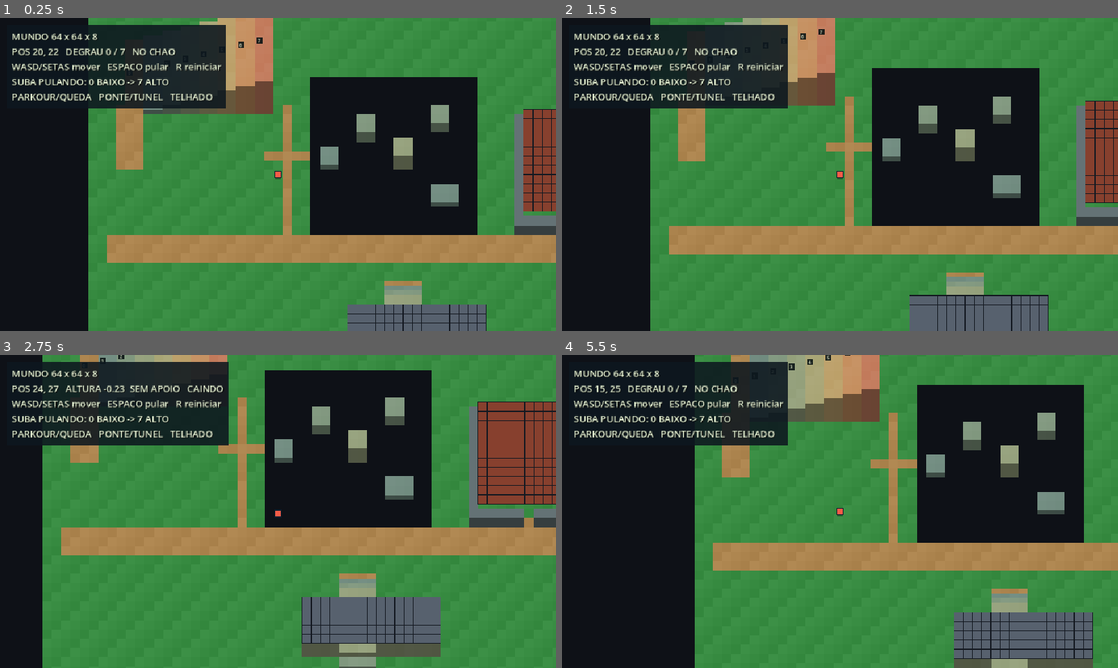
Above: before the commit, frames 1-4 (two rows, left to right).
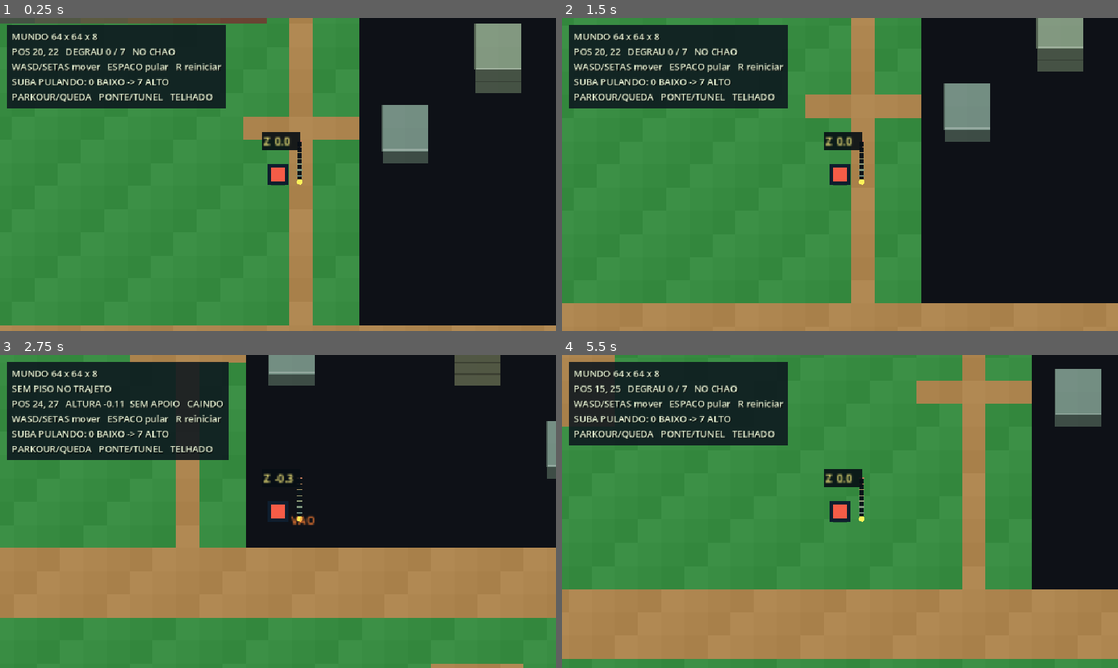
Above: after the commit, the same moments.

Repository: yRickzC/PES_DreamFactory
Game: Godot game, scene res://src/scenes/main.tscn
Two runs of this game, one before a commit and one after it. Both use one fixed random seed, a clock stepped at 60 frames per second and the inputs below.
Inputs:
- Up to frame 1 (0.25 s): no input
- Up to frame 2 (1.5 s): tap Enter (ui_accept) at 0.5, 0.77 s; hold Right (ui_right) 0.53-1.28 s; hold Space 0.53-1.28 s; hold Down (ui_down) from 1.28 s (still down); tap R at 1.35 s
- Up to frame 3 (2.75 s): tap Enter (ui_accept) at 1.52 s; release Down (ui_down) at 2.03 s; hold Right (ui_right) from 2.03 s (still down); hold Space from 2.03 s (still down)
- Up to frame 4 (5.5 s): release Right (ui_right) at 2.78 s; release Space at 2.78 s; hold Up (ui_up) 2.78-3.53 s; tap R at 2.85, 4.35 s; tap Enter (ui_accept) at 3.02, 3.77, 4.52 s; hold Space 3.53-4.28 s; hold Left (ui_left) 3.53-5.03 s; hold Down (ui_down) from 5.03 s (still down); hold Space from 5.03 s (still down)

The runs differ from the first frame. In frame 1, 57% of the frame differs, in the area x 0-100%, y 0-100%; in frame 2, 59%; in frame 3, 57%; in frame 4, 65%.

Commit message:
Fix ledge landings and add close-up height and landing previews

Diff:
--- a/core/player/player_system.gd
+++ b/core/player/player_system.gd
@@ -3,6 +3,7 @@
 
 @onready var movement_component: MovementComponent = $MovementComponent
 @onready var texture_component: TextureComponent = $TextureComponent
+@onready var follow_camera: Camera2D = $FollowCamera
 @onready var world_system: WorldSystem = get_node("../WorldSystem")
 
 const BODY_HEIGHT := 0.72
@@ -16,6 +17,10 @@
 var is_grounded := true
 var spawn_position := Vector2.ZERO
 var shadow_elevation := 0.0
+var landing_target := Vector3.ZERO
+var has_landing_target := false
+var landing_time := 0.0
+var _prediction_timer := 0.0
 var _has_ground_shadow := false
 var _jump_was_pressed := false
 var _reset_was_pressed := false
@@ -23,8 +28,7 @@
 
 func _ready() -> void:
 	spawn_position = global_position
-	var cell := world_system.world_to_cell(global_position)
-	var support := world_system.get_support_below(cell.x, cell.y, 0.05)
+	var support := world_system.get_support_below_area(global_position, BODY_RADIUS, 0.05)
 	if support >= 0.0:
 		elevation = support
 	_update_shadow_projection()
@@ -44,6 +48,12 @@
 	_update_vertical_motion(delta, jump_just_pressed)
 	_update_shadow_projection()
 	_update_visual_height()
+	_prediction_timer -= delta
+	if _prediction_timer <= 0.0:
+		_update_landing_prediction()
+		_prediction_timer = 0.1
+	if not is_grounded:
+		queue_redraw()
 
 
 func _move_on_ground(displacement: Vector2) -> void:
@@ -62,27 +72,18 @@
 	if not world_system.is_inside_cell(target_cell.x, target_cell.y):
 		return
 
-	var target_support := world_system.get_support_below(target_cell.x, target_cell.y, WorldSystem.HEIGHT_LEVELS)
-	if is_grounded and target_support > elevation + 0.01:
-		return
-	var target_elevation := elevation
-	if is_grounded and target_support >= elevation - 0.05 and target_support <= elevation + 0.01:
-		target_elevation = target_support
-	if not world_system.can_occupy_area(target_position, BODY_RADIUS, target_elevation, BODY_HEIGHT):
-		return
-
+	if not world_system.can_occupy_area(target_position, BODY_RADIUS, elevation, BODY_HEIGHT):
+		return
 	global_position = target_position
 	if is_grounded:
-		if target_support >= elevation - 0.05 and target_support <= elevation + 0.01:
-			elevation = target_support
-		elif target_support < elevation - 0.05:
+		var support := world_system.get_support_below_area(global_position, BODY_RADIUS, elevation + 0.001)
+		if support < elevation - 0.01:
 			is_grounded = false
 
 
 func _update_vertical_motion(delta: float, jump_just_pressed: bool) -> void:
-	var cell := world_system.world_to_cell(global_position)
 	if is_grounded:
-		var support := world_system.get_support_below(cell.x, cell.y, elevation + 0.05)
+		var support := world_system.get_support_below_area(global_position, BODY_RADIUS, elevation + 0.001)
 		if support < 0.0 or support < elevation - 0.05:
 			is_grounded = false
 		else:
@@ -106,7 +107,7 @@
 				next_elevation = ceiling_bottom - BODY_HEIGHT
 				vertical_velocity = 0.0
 		if vertical_velocity <= 0.0:
-			var landing_height := world_system.get_support_below(cell.x, cell.y, previous_elevation + 0.01)
+			var landing_height := world_system.get_support_below_area(global_position, BODY_RADIUS, previous_elevation + 0.001)
 			if landing_height >= 0.0 and next_elevation <= landing_height and previous_elevation >= landing_height - 0.01:
 				next_elevation = landing_height
 				vertical_velocity = 0.0
@@ -121,11 +122,12 @@
 	var visual_y := -elevation * WorldSystem.HEIGHT_STEP_PIXELS
 	if not is_equal_approx(texture_component.position.y, visual_y):
 		texture_component.position.y = visual_y
+		follow_camera.position.y = visual_y
+		queue_redraw()
 
 
 func _update_shadow_projection() -> void:
-	var cell := world_system.world_to_cell(global_position)
-	var support := world_system.get_support_below(cell.x, cell.y, elevation + 0.05)
+	var support := world_system.get_support_below_area(global_position, BODY_RADIUS, elevation + 0.001)
 	var has_shadow := support >= 0.0
 	var shadow_changed := has_shadow != _has_ground_shadow
 	if has_shadow:
@@ -147,8 +149,67 @@
 	_update_shadow_projection()
 
 
+func _update_landing_prediction() -> void:
+	has_landing_target = false
+	landing_time = 0.0
+	if is_grounded:
+		landing_target = Vector3(global_position.x, global_position.y, elevation)
+		return
+	var predicted_position := global_position
+	var predicted_height := elevation
+	var predicted_velocity := vertical_velocity
+	var direction := movement_component.get_direction()
+	var dt := 1.0 / 60.0
+	# Same collision footprint and vertical rules as actual motion; preview assumes held input.
+	for step in range(180):
+		var motion := direction * movement_component.speed * dt
+		for axis in [Vector2(motion.x, 0), Vector2(0, motion.y)]:
+			var candidate: Vector2 = predicted_position + axis
+			if world_system.can_occupy_area(candidate, BODY_RADIUS, predicted_height, BODY_HEIGHT):
+				predicted_position = candidate
+		predicted_velocity -= GRAVITY * dt
+		var next_height := predicted_height + predicted_velocity * dt
+		if predicted_velocity > 0.0:
+			var ceiling := world_system.find_ceiling_bottom_area(predicted_position, BODY_RADIUS, predicted_height + BODY_HEIGHT, next_height + BODY_HEIGHT)
+			if ceiling >= 0.0:
+				next_height = ceiling - BODY_HEIGHT
+				predicted_velocity = 0.0
+		if predicted_velocity <= 0.0:
+			var floor_height := world_system.get_support_below_area(predicted_position, BODY_RADIUS, predicted_height + 0.001)
+			if floor_height >= 0.0 and next_height <= floor_height:
+				landing_target = Vector3(predicted_position.x, predicted_position.y, floor_height)
+				landing_time = (step + 1) * dt
+				has_landing_target = true
+				break
+		predicted_height = next_height
+		if predicted_height < FALL_LIMIT:
+			break
+	queue_redraw()
+
+
 func _draw() -> void:
-	if not _has_ground_shadow:
-		return
-	var shadow_y := -shadow_elevation * WorldSystem.HEIGHT_STEP_PIXELS + 4.0
-	draw_rect(Rect2(Vector2(-5.0, shadow_y), Vector2(10.0, 4.0)), Color(0.04, 0.08, 0.07, 0.38))
+	var feet := Vector2(0, -elevation * WorldSystem.HEIGHT_STEP_PIXELS + 5)
+	if _has_ground_shadow:
+		var ground := Vector2(0, -shadow_elevation * WorldSystem.HEIGHT_STEP_PIXELS + 5)
+		draw_rect(Rect2(ground - Vector2(5, 1), Vector2(10, 4)), Color(0.04, 0.08, 0.07, 0.38))
+		if not is_grounded:
+			draw_dashed_line(feet, ground, Color(0.95, 0.91, 0.55, 0.8), 1.0, 2.0)
+	# This badge follows the avatar rather than the unprojected level-zero position.
+	var gauge_base := feet + Vector2(15, 0)
+	draw_line(gauge_base, gauge_base - Vector2(0, 28), Color(0.04, 0.08, 0.1), 3.0)
+	for level in range(WorldSystem.HEIGHT_LEVELS):
+		var tick := gauge_base - Vector2(0, level * 4)
+		draw_line(tick - Vector2(2, 0), tick + Vector2(2, 0), WorldSystem.STONE_LEVEL_COLORS[level], 1.0)
+	var indicator := gauge_base - Vector2(0, clampf(elevation, 0, 7) * 4)
+	draw_circle(indicator, 2.0, Color(1, 0.95, 0.35))
+	var badge := feet + Vector2(-10, -25)
+	draw_rect(Rect2(badge - Vector2(1, 9), Vector2(26, 12)), Color(0.025, 0.055, 0.08, 0.9))
+	draw_string(ThemeDB.fallback_font, badge, "Z %.1f" % elevation, HORIZONTAL_ALIGNMENT_LEFT, -1, 8, Color(1, 0.95, 0.5))
+	if not is_grounded and has_landing_target:
+		var target := Vector2(landing_target.x, landing_target.y - landing_target.z * WorldSystem.HEIGHT_STEP_PIXELS) - global_position
+		draw_dashed_line(feet, target, Color(0.25, 0.95, 1, 0.7), 1.0, 3.0)
+		draw_rect(Rect2(target - Vector2(7, 7), Vector2(14, 14)), Color(0.1, 0.9, 1, 0.2))
+		draw_rect(Rect2(target - Vector2(7, 7), Vector2(14, 14)), Color(0.3, 1, 1), false, 1.0)
+		draw_string(ThemeDB.fallback_font, target + Vector2(-12, 17), "POUSO Z%d" % roundi(landing_target.z), HORIZONTAL_ALIGNMENT_LEFT, -1, 8, Color(0.5, 1, 1))
+	elif not is_grounded and not _has_ground_shadow:
+		draw_string(ThemeDB.fallback_font, feet + Vector2(9, 4), "VAO", HORIZONTAL_ALIGNMENT_LEFT, -1, 8, Color(1, 0.5, 0.2))
--- a/core/world/world_system.gd
+++ b/core/world/world_system.gd
@@ -24,17 +24,32 @@
 enum CellType { EMPTY, GRASS, PATH, STONE, WATER, SOLID, ROOF, CEILING }
 
 var cells := PackedByteArray()
+var _support_masks := PackedInt32Array()
+var _blocker_masks := PackedInt32Array()
+var _surface_levels := PackedInt32Array()
+var _surface_types := PackedByteArray()
+var overhead_cells: Array[Vector3i] = []
+var _render_dirty := true
+var render_revision := 0
 var _last_visible_bounds := Rect2i(-1, -1, -1, -1)
 
 
 func _ready() -> void:
 	cells.resize(MAP_WIDTH * MAP_DEPTH * HEIGHT_LEVELS)
 	cells.fill(CellType.EMPTY)
+	_support_masks.resize(MAP_WIDTH * MAP_DEPTH)
+	_blocker_masks.resize(MAP_WIDTH * MAP_DEPTH)
+	_surface_levels.resize(MAP_WIDTH * MAP_DEPTH)
+	_surface_types.resize(MAP_WIDTH * MAP_DEPTH)
 	_build_test_map()
+	_rebuild_render_cache()
 	queue_redraw()
 
 
 func _process(_delta: float) -> void:
+	if _render_dirty:
+		_rebuild_render_cache()
+		queue_redraw()
 	var bounds := get_visible_cell_bounds()
 	if bounds != _last_visible_bounds:
 		_last_visible_bounds = bounds
@@ -51,6 +66,15 @@
 	if not is_inside_cell(x, y) or level < 0 or level >= HEIGHT_LEVELS:
 		return
 	cells[_cell_index(x, y, level)] = cell_type
+	var column := y * MAP_WIDTH + x
+	var bit := 1 << level
+	_support_masks[column] &= ~bit
+	_blocker_masks[column] &= ~bit
+	if cell_type in [CellType.GRASS, CellType.PATH, CellType.STONE, CellType.WATER]:
+		_support_masks[column] |= bit
+	if cell_type == CellType.SOLID or cell_type == CellType.CEILING:
+		_blocker_masks[column] |= bit
+	_render_dirty = true
 
 
 func is_inside_cell(x: int, y: int) -> bool:
@@ -65,22 +89,31 @@
 	if not is_inside_cell(x, y):
 		return NO_FLOOR
 	var top_level := mini(HEIGHT_LEVELS - 1, floori(max_height + 0.001))
+	var mask := _support_masks[y * MAP_WIDTH + x]
 	for level in range(top_level, -1, -1):
-		var cell_type := get_cell(x, y, level)
-		if cell_type == CellType.GRASS or cell_type == CellType.PATH or cell_type == CellType.STONE:
+		if mask & (1 << level):
 			return float(level)
 	return NO_FLOOR
+
+
+func get_support_below_area(center: Vector2, radius: float, max_height: float) -> float:
+	var bounds := _get_footprint_cell_bounds(center, radius)
+	var support := NO_FLOOR
+	for y in range(bounds.position.y, bounds.end.y):
+		for x in range(bounds.position.x, bounds.end.x):
+			support = maxf(support, get_support_below(x, y, max_height))
+	return support
 
 
 func can_occupy(x: int, y: int, bottom_height: float, body_height: float) -> bool:
 	if not is_inside_cell(x, y):
 		return false
-	var top_height := bottom_height + body_height
-	for level in range(HEIGHT_LEVELS):
-		var cell_type := get_cell(x, y, level)
-		if cell_type == CellType.SOLID or cell_type == CellType.CEILING or cell_type == CellType.WATER:
-			if bottom_height < float(level + 1) - 0.001 and top_height > float(level) + 0.001:
-				return false
+	var mask := _blocker_masks[y * MAP_WIDTH + x]
+	var first := maxi(0, floori(bottom_height + 0.001))
+	var last := mini(HEIGHT_LEVELS - 1, ceili(bottom_height + body_height - 0.001) - 1)
+	for level in range(first, last + 1):
+		if mask & (1 << level):
+			return false
 	return true
 
 
@@ -94,10 +127,13 @@
 
 
 func find_ceiling_bottom(x: int, y: int, old_top: float, new_top: float) -> float:
-	if new_top <= old_top:
+	if new_top <= old_top or not is_inside_cell(x, y):
 		return NO_FLOOR
-	for level in range(HEIGHT_LEVELS):
-		if get_cell(x, y, level) == CellType.CEILING and old_top <= float(level) and new_top > float(level):
+	var first := maxi(0, ceili(old_top))
+	var last := mini(HEIGHT_LEVELS - 1, ceili(new_top) - 1)
+	var mask := _blocker_masks[y * MAP_WIDTH + x]
+	for level in range(first, last + 1):
+		if mask & (1 << level):
 			return float(level)
 	return NO_FLOOR
 
@@ -160,15 +196,37 @@
 	_draw_stair_height_markers(bounds)
 
 
+func _rebuild_render_cache() -> void:
+	overhead_cells.clear()
+	for y in range(MAP_DEPTH):
+		for x in range(MAP_WIDTH):
+			var column := y * MAP_WIDTH + x
+			_surface_levels[column] = -1
+			for level in range(HEIGHT_LEVELS - 1, -1, -1):
+				var kind := get_cell(x, y, level)
+				if kind in [CellType.ROOF, CellType.CEILING]:
+					overhead_cells.append(Vector3i(x, y, level))
+					break
+			for level in range(HEIGHT_LEVELS - 1, -1, -1):
+				var kind := get_cell(x, y, level)
+				if kind in [CellType.GRASS, CellType.PATH, CellType.STONE, CellType.WATER, CellType.SOLID]:
+					_surface_levels[column] = level
+					_surface_types[column] = kind
+					break
+	_render_dirty = false
+	render_revision += 1
+
+
 func _draw_cell_surface(x: int, y: int) -> void:
-	for level in range(HEIGHT_LEVELS - 1, -1, -1):
-		var cell_type := get_cell(x, y, level)
-		if cell_type == CellType.GRASS or cell_type == CellType.PATH or cell_type == CellType.STONE or cell_type == CellType.WATER:
-			_draw_floor(x, y, level, cell_type)
-			return
-		if cell_type == CellType.SOLID:
-			_draw_solid_column(x, y, level + 1)
-			return
+	var column := y * MAP_WIDTH + x
+	var level := _surface_levels[column]
+	if level < 0:
+		return
+	var kind := _surface_types[column]
+	if kind == CellType.SOLID:
+		_draw_solid_column(x, y, level + 1)
+	else:
+		_draw_floor(x, y, level, kind)
 
 
 func _draw_floor(x: int, y: int, level: int, cell_type: int) -> void:
@@ -188,10 +246,26 @@
 
 func _draw_raised_surface(x: int, y: int, level: int, color: Color) -> void:
 	var top_left := Vector2(x * TILE_SIZE, y * TILE_SIZE - level * HEIGHT_STEP_PIXELS)
-	if level > 0:
-		var side := Rect2(top_left + Vector2(0, TILE_SIZE), Vector2(TILE_SIZE, level * HEIGHT_STEP_PIXELS))
-		draw_rect(side, color.darkened(0.46))
+	var front_level := _render_height(x, y + 1)
+	var exposed_height := maxi(0, level - maxi(0, front_level))
+	if exposed_height > 0:
+		var face_top := top_left + Vector2(0, TILE_SIZE)
+		draw_rect(Rect2(face_top, Vector2(TILE_SIZE, exposed_height * HEIGHT_STEP_PIXELS)), color.darkened(0.46))
+		for band in range(1, exposed_height):
+			var start := face_top + Vector2(0, band * HEIGHT_STEP_PIXELS)
+			draw_line(start, start + Vector2(TILE_SIZE, 0), color.darkened(0.6), 1.0)
 	draw_rect(Rect2(top_left, Vector2(TILE_SIZE, TILE_SIZE)), color)
+	if exposed_height > 0:
+		draw_line(top_left + Vector2(0, TILE_SIZE - 1), top_left + Vector2(TILE_SIZE, TILE_SIZE - 1), color.lightened(0.25), 1.0)
+	if level > _render_height(x - 1, y):
+		draw_line(top_left, top_left + Vector2(0, TILE_SIZE), color.darkened(0.35), 1.0)
+
+
+func _render_height(x: int, y: int) -> int:
+	if not is_inside_cell(x, y):
+		return 0
+	var column := y * MAP_WIDTH + x
+	return _surface_levels[column] + (1 if _surface_types[column] == CellType.SOLID else 0)
 
 
 func _draw_stair_height_markers(bounds: Rect2i) -> void:
@@ -300,7 +374,7 @@
 	for x in range(49, 55):
 		set_cell(x, 28, 0, CellType.PATH)
 
-	# A small pond is a solid height-zero obstacle for collision testing.
+	# Water supports the player at level zero without damage or respawn.
 	for y in range(49, 57):
 		for x in range(4, 13):
 			set_cell(x, y, 0, CellType.WATER)
--- a/src/scenes/player.tscn
+++ b/src/scenes/player.tscn
@@ -14,4 +14,5 @@
 script = ExtResource("3_texture")
 
 [node name="FollowCamera" type="Camera2D" parent="."]
+zoom = Vector2(2.5, 2.5)
 position_smoothing_enabled = false
--- a/src/ui/height_hud.gd
+++ b/src/ui/height_hud.gd
@@ -36,6 +36,11 @@
 		var support_text := "BASE %d" % floori(player_system.shadow_elevation) if player_system._has_ground_shadow else "SEM APOIO"
 		height_readout = "ALTURA %.2f  %s" % [player_system.elevation, support_text]
 	var text := "MUNDO 64 x 64 x 8\n"
+	if not player_system.is_grounded:
+		if player_system.has_landing_target:
+			text += "POUSO Z%d EM %.1fs (mantendo a direcao)\n" % [roundi(player_system.landing_target.z), player_system.landing_time]
+		else:
+			text += "SEM PISO NO TRAJETO\n"
 	text += "POS %02d, %02d   %s   %s\n" % [cell.x, cell.y, height_readout, state]
 	text += "WASD/SETAS mover   ESPACO pular   R reiniciar\n"
 	text += "SUBA PULANDO: 0 BAIXO -> 7 ALTO\n"
--- a/src/world/roof_occlusion_renderer.gd
+++ b/src/world/roof_occlusion_renderer.gd
@@ -7,6 +7,7 @@
 @onready var player_system: PlayerSystem = get_node("../Player")
 
 var roof_material: ShaderMaterial
+var _last_revision := -1
 var _last_visible_bounds := Rect2i(-1, -1, -1, -1)
 
 
@@ -21,29 +22,23 @@
 	if not is_instance_valid(player_system):
 		return
 	var bounds := world_system.get_visible_cell_bounds()
-	if bounds != _last_visible_bounds:
+	if bounds != _last_visible_bounds or _last_revision != world_system.render_revision:
+		_last_revision = world_system.render_revision
 		_last_visible_bounds = bounds
 		queue_redraw()
-	var screen_position := get_viewport().get_canvas_transform() * player_system.global_position
-	screen_position.y -= player_system.elevation * WorldSystem.HEIGHT_STEP_PIXELS
+	var screen_position := get_viewport().get_canvas_transform() * (player_system.global_position - Vector2(0, player_system.elevation * WorldSystem.HEIGHT_STEP_PIXELS))
 	roof_material.set_shader_parameter("player_screen_position", screen_position)
 	roof_material.set_shader_parameter("viewport_size", get_viewport_rect().size)
+	roof_material.set_shader_parameter("reveal_radius", 28.0 * player_system.get_node("FollowCamera").zoom.x)
 	roof_material.set_shader_parameter("player_top", player_system.elevation + PlayerSystem.BODY_HEIGHT)
 
 
 func _draw() -> void:
 	var bounds := world_system.get_visible_cell_bounds()
-	for y in range(bounds.position.y, bounds.position.y + bounds.size.y):
-		for x in range(bounds.position.x, bounds.position.x + bounds.size.x):
-			for level in range(WorldSystem.HEIGHT_LEVELS):
-				if not world_system.is_overhead_cell(x, y, level):
-					continue
-				var roof_height := world_system.get_overhead_height(x, y, level)
-				var top_left := Vector2(
-					x * WorldSystem.TILE_SIZE,
-					y * WorldSystem.TILE_SIZE - roof_height * WorldSystem.HEIGHT_STEP_PIXELS
-				)
-				var tile := Rect2(top_left, Vector2(WorldSystem.TILE_SIZE, WorldSystem.TILE_SIZE))
-				var roof_color := world_system.get_overhead_color(x, y, level)
-				draw_rect(tile, roof_color)
-				draw_rect(tile, Color(0.08, 0.10, 0.13, roof_color.a), false, 1.0)
+	for cell in world_system.overhead_cells:
+		if not bounds.has_point(Vector2i(cell.x, cell.y)):
+			continue
+		var roof_height := world_system.get_overhead_height(cell.x, cell.y, cell.z)
+		var top_left := Vector2(cell.x * WorldSystem.TILE_SIZE, cell.y * WorldSystem.TILE_SIZE - roof_height * WorldSystem.HEIGHT_STEP_PIXELS)
+		var roof_color := world_system.get_overhead_color(cell.x, cell.y, cell.z)
+		draw_rect(Rect2(top_left, Vector2.ONE * WorldSystem.TILE_SIZE), roof_color)
--- /dev/null
+++ b/tests/world_physics_test.gd
@@ -0,0 +1,84 @@
+extends SceneTree
+
+var failures := 0
+var world: WorldSystem
+var player: PlayerSystem
+
+func _initialize() -> void:
+	call_deferred("_run")
+
+func _check(condition: bool, message: String) -> void:
+	if not condition:
+		failures += 1
+		push_error(message)
+
+func _place(cell: Vector2i, height: float, grounded: bool = true) -> void:
+	player.global_position = Vector2(cell) * 16 + Vector2(8, 8)
+	player.elevation = height
+	player.vertical_velocity = 0.0
+	player.is_grounded = grounded
+
+func _simulate(direction: Vector2, frames: int, jump: bool = false) -> void:
+	for frame in range(frames):
+		player._move_on_ground(direction * 112.0 / 60.0)
+		player._update_vertical_motion(1.0 / 60.0, jump and frame == 0)
+		_check(world.can_occupy_area(player.global_position, PlayerSystem.BODY_RADIUS, player.elevation, PlayerSystem.BODY_HEIGHT), "Body entered solid terrain at %s, z %.3f" % [player.global_position, player.elevation])
+
+func _run() -> void:
+	var main := (load("res://src/scenes/main.tscn") as PackedScene).instantiate()
+	root.add_child(main)
+	await process_frame
+	world = main.get_node("WorldSystem")
+	player = main.get_node("Player")
+	player.set_physics_process(false)
+	_check(player.get_node("FollowCamera").zoom == Vector2(2.5, 2.5), "Camera needs close zoom")
+	_check(world.cells.size() == 64 * 64 * 8, "Wrong map size")
+	# Walk into water and fall onto water: both must remain supported, without respawn.
+	_place(Vector2i(7, 48), 0.0)
+	_simulate(Vector2.DOWN, 30)
+	_check(player.global_position.y > 49 * 16 and player.is_grounded, "Water must be traversable")
+	_place(Vector2i(7, 52), 5.0, false)
+	_simulate(Vector2.ZERO, 90)
+	_check(player.is_grounded and is_equal_approx(player.elevation, 0.0), "Water must catch a fall at level zero")
+	_check(world.world_to_cell(player.global_position) == Vector2i(7, 52), "Water must not respawn the player")
+	# Regression: descend each step edge and the outer ledge with the entire hitbox.
+	for level in range(1, 8):
+		for direction in [Vector2.LEFT, Vector2.DOWN, Vector2.UP, Vector2(-1, 1).normalized()]:
+			_place(Vector2i(4 + level * 2, 15), float(level))
+			_simulate(direction, 180)
+			_check(player.is_grounded, "Player stuck falling off stair %d" % level)
+	_place(Vector2i(18, 11), 7.0)
+	_simulate(Vector2.LEFT, 180)
+	_check(player.is_grounded and is_equal_approx(player.elevation, 0.0), "Descending the whole staircase should reach ground")
+	_place(Vector2i(5, 11), 0.0)
+	_simulate(Vector2.RIGHT, 60)
+	_check(is_equal_approx(player.elevation, 0.0), "No automatic stair climbing")
+	_simulate(Vector2.RIGHT, 90, true)
+	_check(player.is_grounded and is_equal_approx(player.elevation, 1.0), "Jump should land on next step")
+	# The bridge deck must not prevent traversing the lower tunnel.
+	# Start inside the lower corridor, away from the solid ramp.
+	_place(Vector2i(32, 39), 0.0)
+	_simulate(Vector2.RIGHT, 35)
+	_check(player.global_position.x > 35 * 16 and is_equal_approx(player.elevation, 0.0), "Tunnel traversal must stay on ground")
+	_place(Vector2i(32, 40), 0.0)
+	_simulate(Vector2.ZERO, 90, true)
+	_check(player.is_grounded and is_equal_approx(player.elevation, 0.0), "Ceiling must stop jump and allow landing")
+	# Preview uses held direction, then compare against actual fixed-step landing.
+	_place(Vector2i(7, 52), 3.0, false)
+	Input.action_press("ui_right")
+	player._update_landing_prediction()
+	Input.action_release("ui_right")
+	_check(player.has_landing_target and is_equal_approx(player.landing_target.z, 0.0), "Preview must identify safe water landing")
+	var expected := player.landing_target
+	for frame in range(180):
+		_simulate(Vector2.RIGHT, 1)
+		if player.is_grounded:
+			break
+	_check(player.global_position.distance_to(Vector2(expected.x, expected.y)) < 5.0, "Preview must match held-direction landing")
+	# Mutation must invalidate collision masks and render caches.
+	world.set_cell(60, 60, 0, WorldSystem.CellType.WATER)
+	_check(world.get_support_below(60, 60, 0.01) == 0.0 and world.can_occupy(60, 60, 0.0, 0.72), "Water mutation must update caches")
+	world.set_cell(60, 60, 0, WorldSystem.CellType.SOLID)
+	_check(world.get_support_below(60, 60, 0.01) < 0.0 and not world.can_occupy(60, 60, 0.0, 0.72), "Replacing water must clear support mask")
+	print("WORLD PHYSICS: %s (%d failures)" % ["PASS" if failures == 0 else "FAIL", failures])
+	quit(0 if failures == 0 else 1)
Not shown, changed: export_presets.cfg
Not shown, added: tests/world_physics_test.gd.uid
Not shown, changed: .github/workflows/deploy-web.yml
